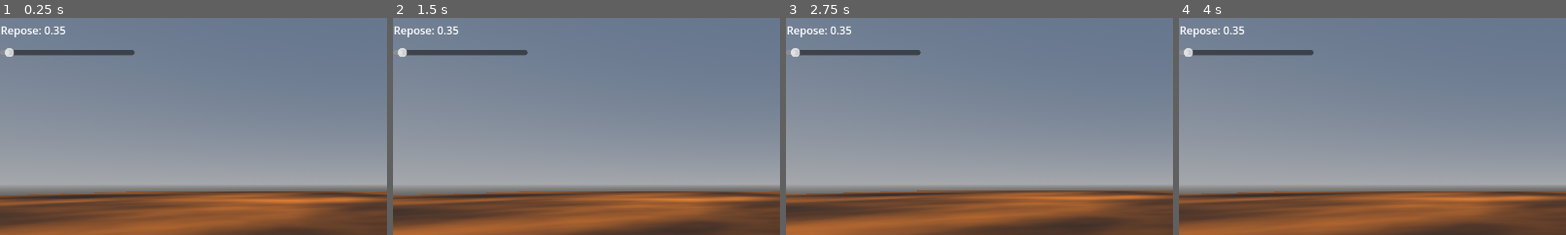
Above: before the commit, frames 1-4 (left to right).
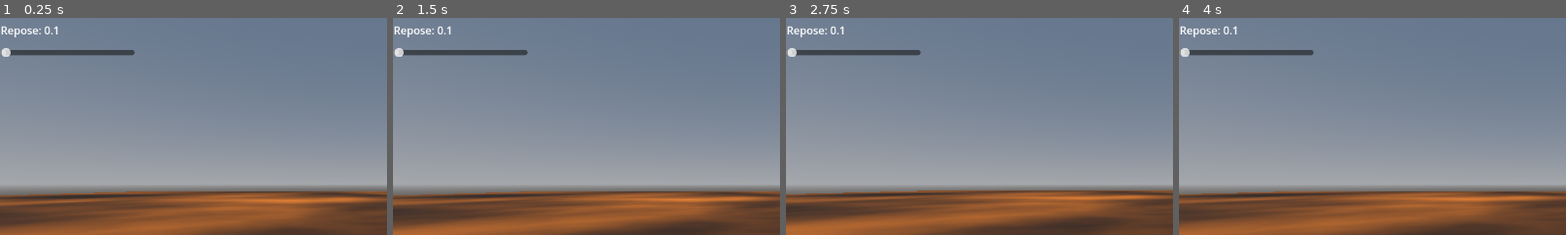
Above: after the commit, the same moments.

Repository: learnb/shovel-sim
Game: Godot game, scene res://test_room.tscn
Same seed, same stepped clock (60 frames per second), same inputs: the game is played once before the commit and once after it.
Inputs:
- Up to frame 1 (0.25 s): no input
- Up to frame 2 (1.5 s): tap Enter at 0.5 s; hold S (camera_backward) 0.53-1.25 s; click "Reset" at 1.25 s
- Up to frame 3 (2.75 s): tap Q (camera_down) at 2.1 s
- Up to frame 4 (4 s): hold W (camera_forward) 2.78-3.53 s; tap A (camera_left) at 3.6 s
The pictures show only the part of the screen within x 0-50%, y 12-62%; the shares and areas given below are measured in that part.

The runs differ from the first frame. In frame 1, 0.1% of the frame differs, in the area x 0-17%, y 3-18%; in frame 2, 0.1%; in frame 3, 0.1%; in frame 4, 0.1%.
Error in both runs: Cannot call method 'shader_create_from_spirv' on a null value. (res://granular_sim_cs.gd:36)

Commit message:
fix biass

Diff:
--- a/shovel-sim/granular_sim_cs.gd
+++ b/shovel-sim/granular_sim_cs.gd
@@ -1,6 +1,6 @@
 extends Node3D
 
-var REPOSE = 0.35   	# stable slope (meters of height difference)
+var REPOSE = 0.1   	# stable slope (meters of height difference)
 var FLOW_RATE = 0.01	# fraction of excess height to move
 
 var rd: RenderingDevice
Not shown, changed: shovel-sim/compute_shader_sim.glsl
Not shown, changed: notes.md
